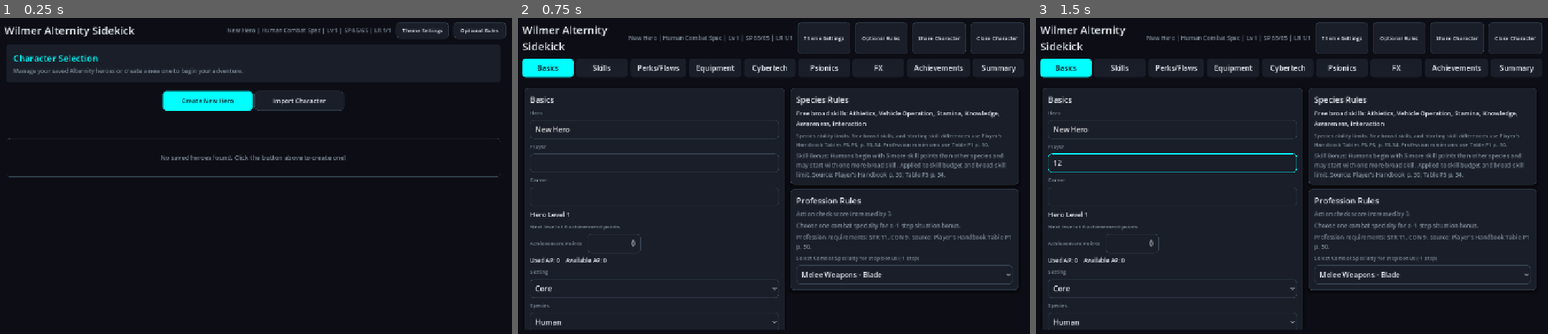
Above: before the commit, frames 1-3 (left to right).
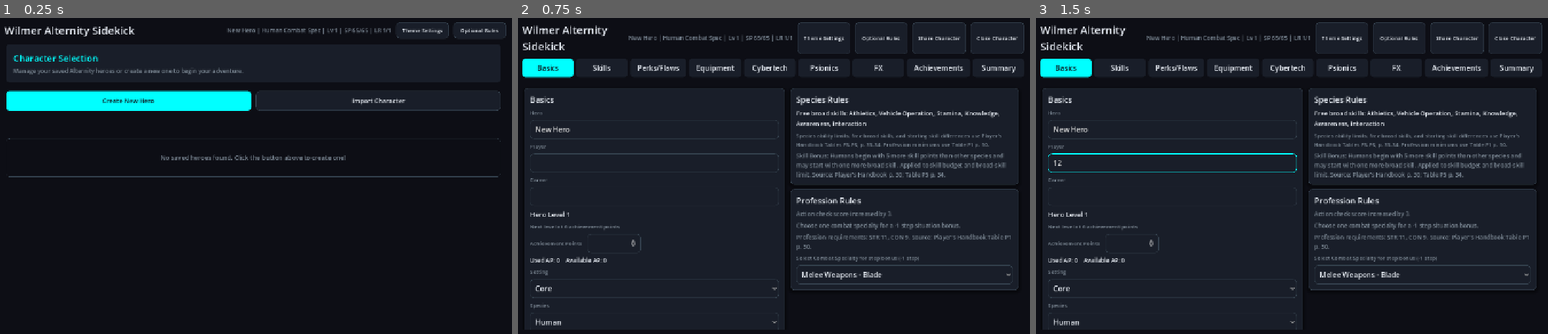
Above: after the commit, the same moments.

Repository: rigoparis/wilmer-alternity-sidekick
Game: Godot game, scene res://main.tscn
The game is run twice, just before and just after one commit, with the same random seed, the same clock (stepped at 60 frames per second) and the same inputs.
Inputs (mouse positions are in pixels of both pictures, inside the frame that each line leads up to):
- Up to frame 1 (0.25 s): no input
- Up to frame 2 (0.75 s): click "Create New Hero" at 0.5 s
- Up to frame 3 (1.5 s): click (1174, 163) at 1.27 s; type "12" at 1.35 s

The runs differ from the first frame. In frame 1, 2.5% of the frame differs, in the area x 1-98%, y 22-30%; in frame 2, nothing differs; in frame 3, nothing differs.

Commit message:
Fix character select action buttons overflowing on mobile (stack vertically on compact)

Diff:
--- a/scripts/main.gd
+++ b/scripts/main.gd
@@ -5004,14 +5004,21 @@
 	welcome_desc.custom_minimum_size = Vector2(1, 0)
 	banner_box.add_child(welcome_desc)
 
-	var actions_bar := HBoxContainer.new()
+	var is_compact := get_viewport_rect().size.x < COMPACT_WIDTH
+	var actions_bar: BoxContainer
+	if is_compact:
+		actions_bar = VBoxContainer.new()
+	else:
+		actions_bar = HBoxContainer.new()
+		(actions_bar as HBoxContainer).alignment = BoxContainer.ALIGNMENT_CENTER
 	actions_bar.size_flags_horizontal = Control.SIZE_EXPAND_FILL
-	actions_bar.alignment = BoxContainer.ALIGNMENT_CENTER
+	actions_bar.add_theme_constant_override("separation", 10)
 	main_box.add_child(actions_bar)
 
 	var create_btn := Button.new()
 	create_btn.text = "Create New Hero"
-	create_btn.custom_minimum_size = Vector2(200, 44)
+	create_btn.custom_minimum_size = Vector2(0 if is_compact else 200, 44)
+	create_btn.size_flags_horizontal = Control.SIZE_EXPAND_FILL
 	create_btn.add_theme_font_size_override("font_size", 14)
 	create_btn.add_theme_stylebox_override("normal", UIBuilder.flat_style(color_accent, Color(0, 0, 0, 0), 8))
 	create_btn.add_theme_stylebox_override("hover", UIBuilder.flat_style(color_accent.lightened(0.15), Color(0, 0, 0, 0), 8))
@@ -5024,7 +5031,8 @@
 
 	var import_btn := Button.new()
 	import_btn.text = "Import Character"
-	import_btn.custom_minimum_size = Vector2(200, 44)
+	import_btn.custom_minimum_size = Vector2(0 if is_compact else 200, 44)
+	import_btn.size_flags_horizontal = Control.SIZE_EXPAND_FILL
 	import_btn.add_theme_font_size_override("font_size", 14)
 	import_btn.add_theme_stylebox_override("normal", UIBuilder.flat_style(color_surface, color_border, 8))
 	import_btn.add_theme_stylebox_override("hover", UIBuilder.flat_style(color_surface_soft, color_border, 8))
